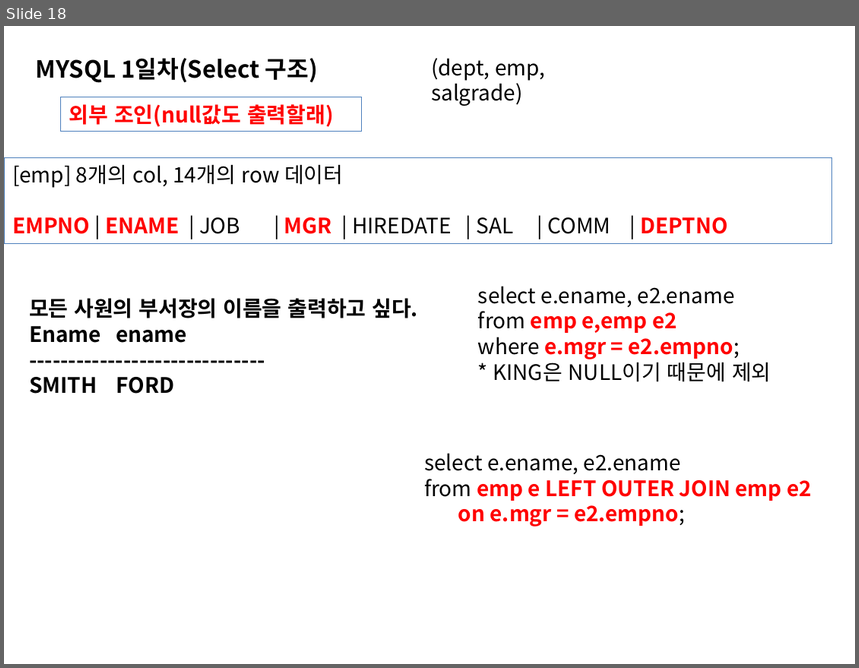
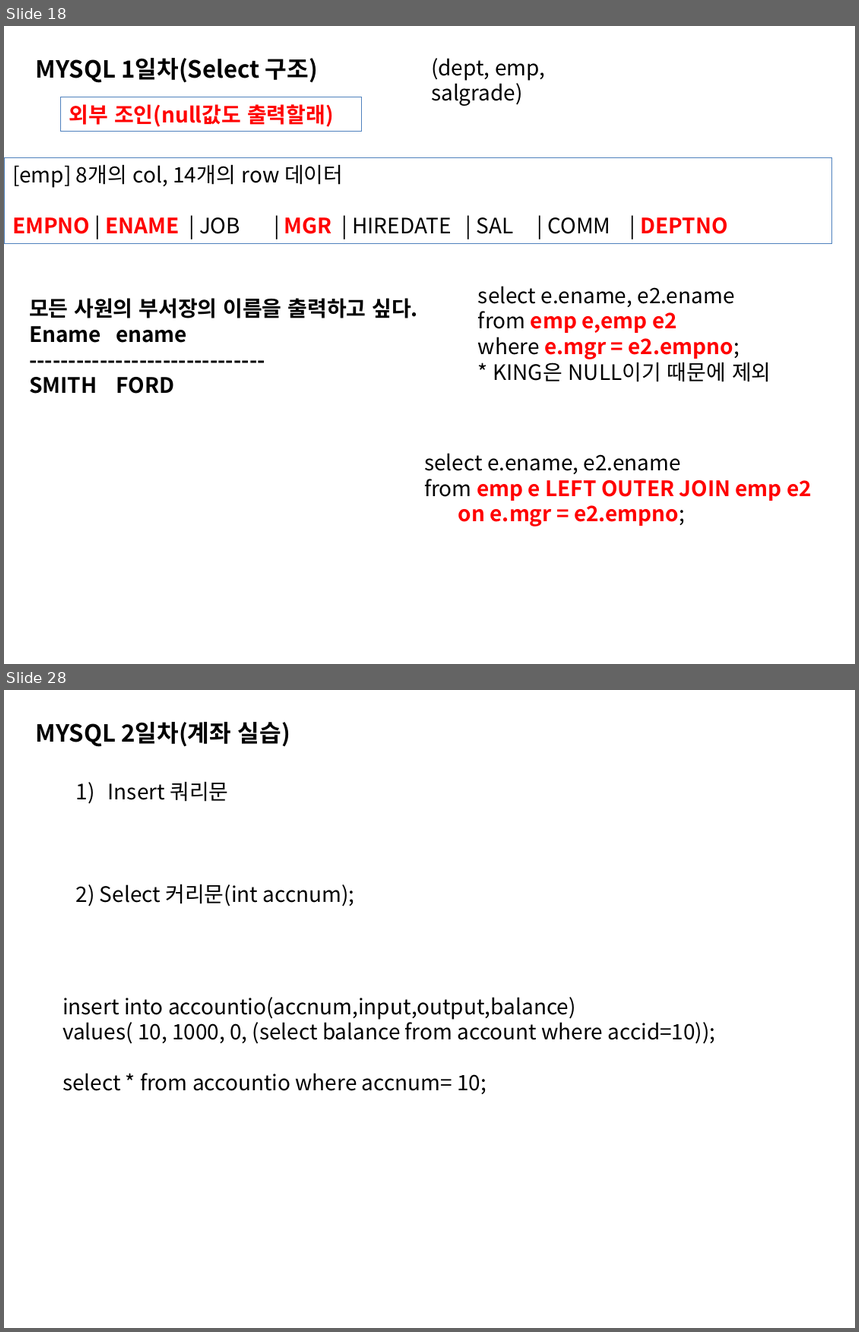
Before and after one commit to sing2song/TILDataBase, a slide deck: MYSQL.pptx. Shown one above the other, each under a label of ours: slide 18 before the commit, slides 18 and 28 after it; the slides between them are not shown. The pictures are 859x668 and 859x1332 pixels, drawn with LibreOffice and Linux fonts; fonts in the diff are those of the drawing. Boxes give left, top, right and bottom in pixels: in the first picture for what was removed or moved away, otherwise in the second. Text is boxed around its words. In the diff, an @@ line names an element or a change of style, - is before the commit and + after.

```diff
--- a/MYSQL.pptx
+++ b/MYSQL.pptx
@@ slide 28 added at [4, 690, 855, 1328], background #FFFFFF @@
@@ text added at [36, 722, 291, 747], 20 pt, text #000000, bold @@
+MYSQL 2일차(계좌 실습)
@@ text added at [76, 782, 355, 907], 18 pt, text #000000 @@
+1) Insert 쿼리문
+2) Select 커리문(int accnum);
@@ text added at [63, 997, 716, 1094], 18 pt, text #000000 @@
+insert into accountio(accnum,input,output,balance)
+values( 10, 1000, 0, (select balance from account where accid=10));
+select * from accountio where accnum= 10;
```
Also in this commit, not shown: 1 slide changed, 14 other slides added, 13 other files.
